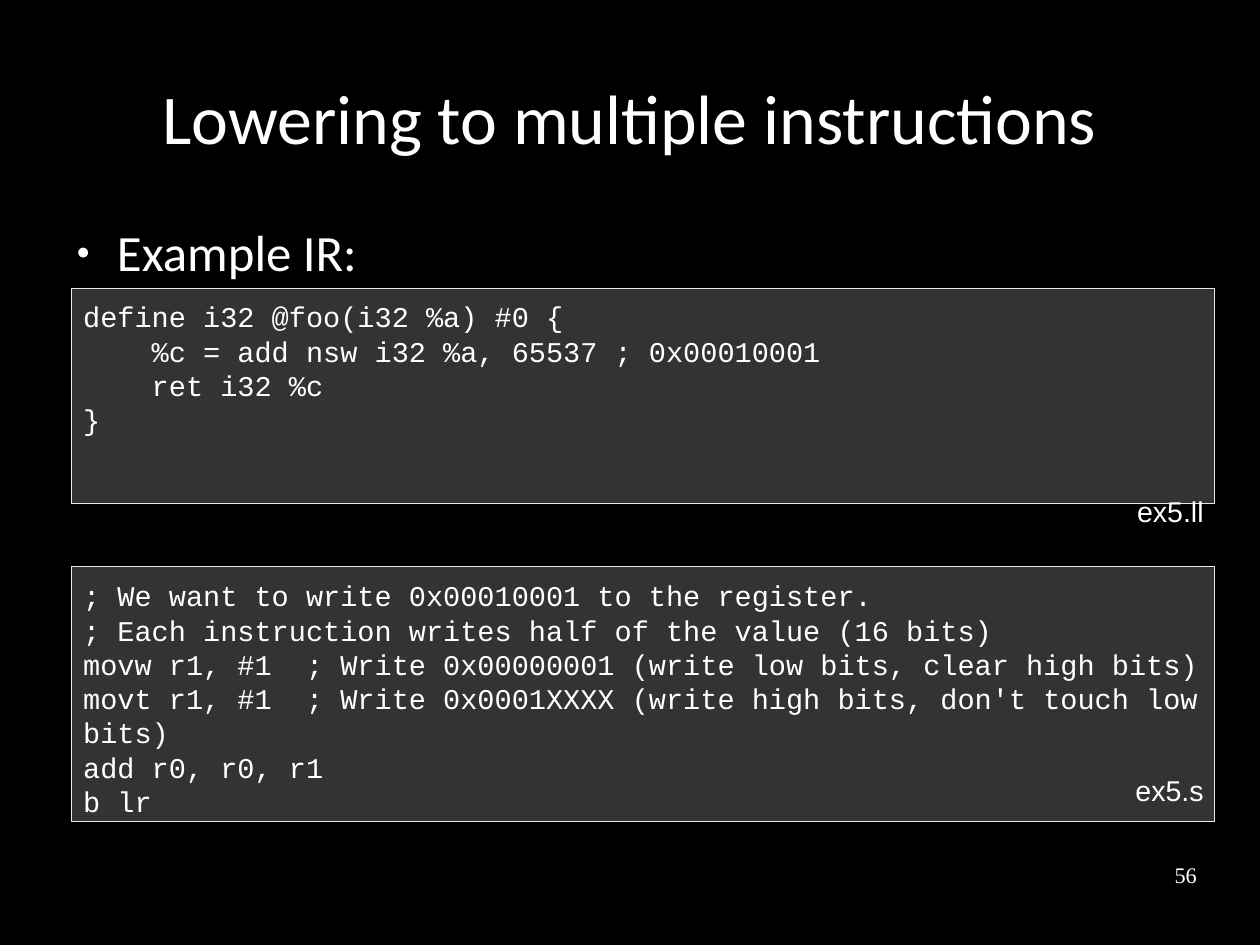
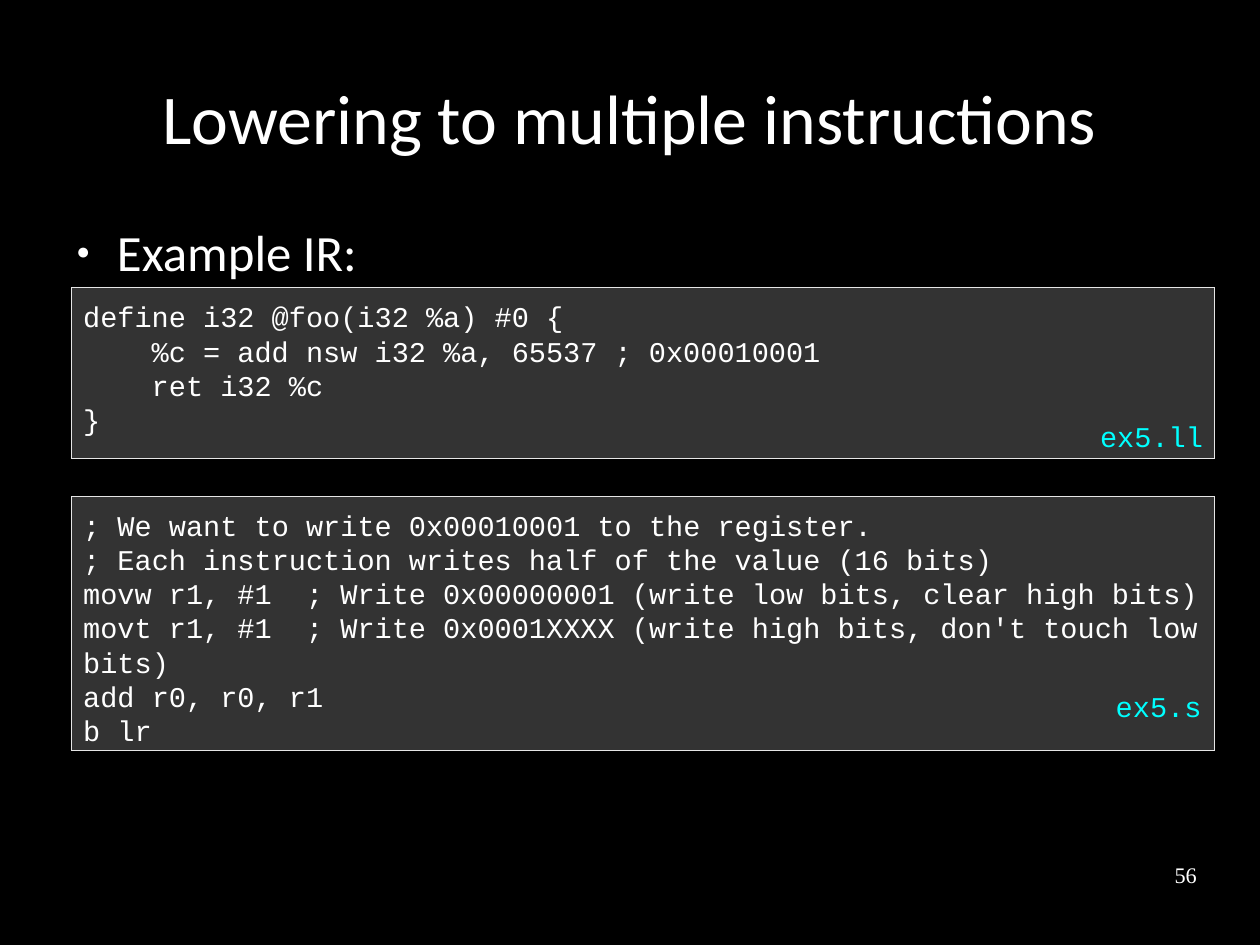
Before and after one commit to frasercrmck/llvm-leg, a slide deck: slide 56 of docs/Codeplay/Slides.odp. Drawn at 1260x945 pixels with LibreOffice and Linux fonts; fonts in the diff are those of the drawing. Boxes give left, top, right and bottom in pixels: in the first picture for what was removed or moved away, otherwise in the second. Text is boxed around its words. In the diff, an @@ line names an element or a change of style, - is before the commit and + after.

Commit message:
Fixing code text box / file name layout.

```diff
--- a/docs/Codeplay/Slides.odp
+++ b/docs/Codeplay/Slides.odp
@@ rectangle "define i32 @foo(i32 %a) #0 ...": place and size @@
-rectangle "define i32 @foo(i32 %a) #0 ..." at [72, 288, 1215, 503]
+rectangle "define i32 @foo(i32 %a) #0 ..." at [72, 288, 1215, 460]
@@ text "ex5.ll": place and size @@
-text "ex5.ll" at [1137, 500, 1204, 523]
+text "ex5.ll" at [1100, 426, 1203, 448]
@@ text "ex5.ll" at [1100, 426, 1203, 448]: font Arial to Courier New, text colour #FFFFFF to #00FFFF @@
@@ rectangle "; We want to write ...": place and size @@
-rectangle "; We want to write ..." at [72, 567, 1215, 822]
+rectangle "; We want to write ..." at [72, 496, 1215, 751]
@@ text "ex5.s" at [1116, 698, 1202, 718]: font Arial to Courier New, text colour #FFFFFF to #00FFFF @@
@@ text "ex5.s": place and size @@
-text "ex5.s" at [1135, 781, 1203, 802]
+text "ex5.s" at [1116, 698, 1202, 718]
```
Also in this commit, not shown: 12 other slides changed.
